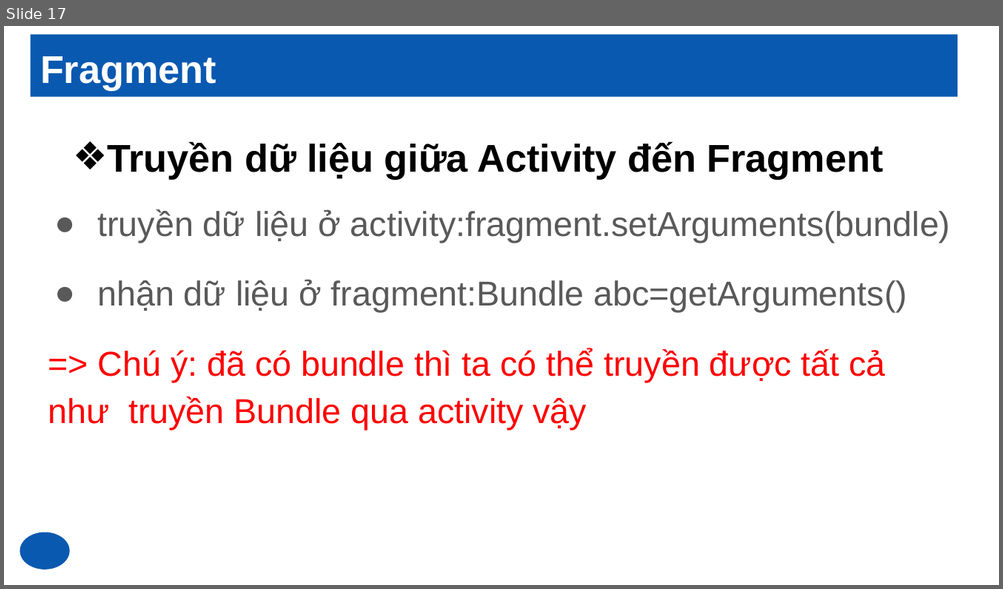
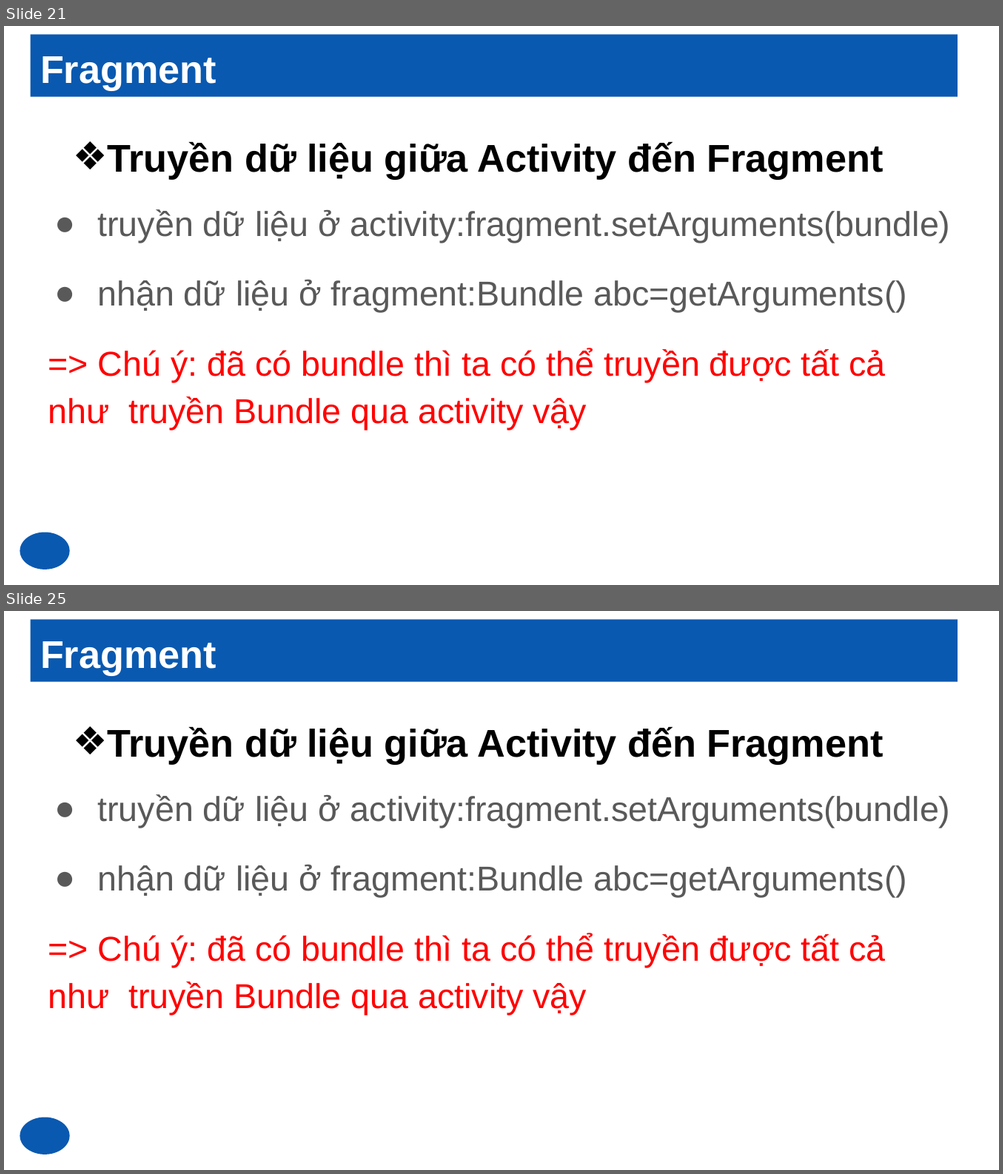
Before and after one commit to AndroidSamplePro/training, a slide deck: Slide_2_Fragment.pptx. Shown one above the other, each under a label of ours: slide 17 before the commit, slides 21 and 25 after it; the slides between them are not shown. The pictures are 1003x589 and 1003x1174 pixels, drawn with LibreOffice and Linux fonts; fonts in the diff are those of the drawing. Boxes give left, top, right and bottom in pixels: in the first picture for what was removed or moved away, otherwise in the second. Text is boxed around its words. In the diff, an @@ line names an element or a change of style, - is before the commit and + after.

```diff
--- a/Slide_2_Fragment.pptx
+++ b/Slide_2_Fragment.pptx
@@ slide 25 added at (x1=4, y1=611, x2=999, y2=1170), background #FFFFFF @@
@@ title added at (x1=31, y1=619, x2=958, y2=681), fill #0A59B0, 28 pt, text #FFFFFF, bold @@
+Fragment
@@ title added at (x1=108, y1=726, x2=883, y2=765), 28 pt, text #000000, bold @@
+❖ Truyền dữ liệu giữa Activity đến Fragment
@@ text added at (x1=48, y1=795, x2=950, y2=1015), 25 pt, text #595959 @@
+● truyền dữ liệu ở activity:fragment.setArguments(bundle)
+● nhận dữ liệu ở fragment:Bundle abc=getArguments()
+=> Chú ý: đã có bundle thì ta có thể truyền được tất cả như truyền Bundle qua activity vậy
@@ ellipse added at (x1=20, y1=1117, x2=70, y2=1154), fill #0A59B0 @@
@@ what was slide 17 is now slide 21 @@
```
Also in this commit, not shown: 8 other slides added, 31 other files.
